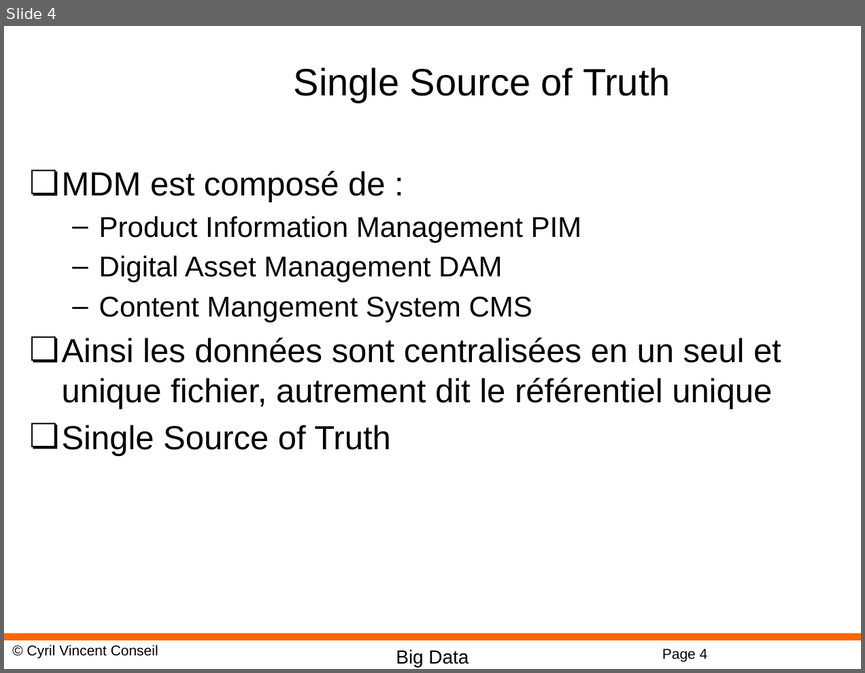
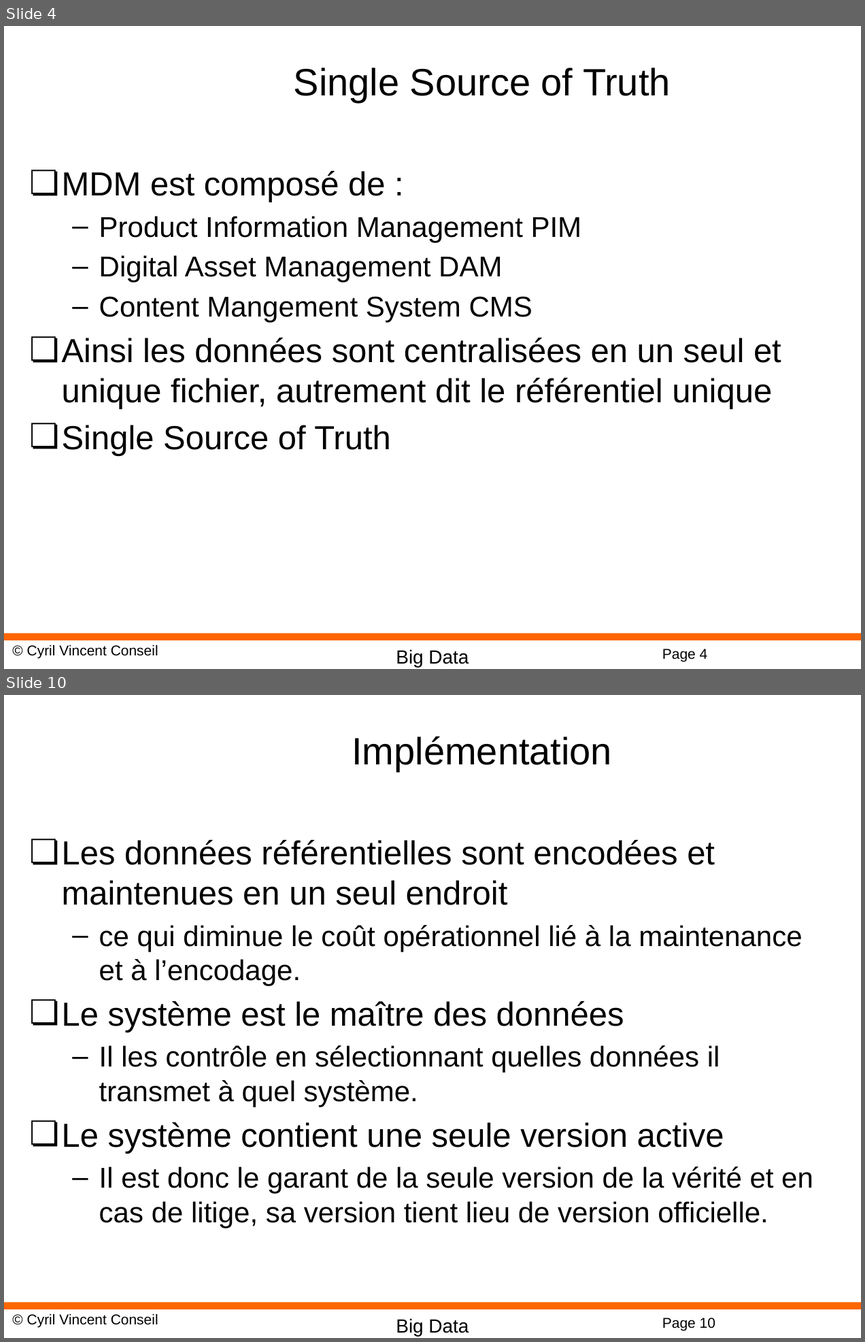
Before and after one commit to cyrilvincent/mdm, a slide deck: MDM03-MDM.pptx. Shown one above the other, each under a label of ours: slide 4 before the commit, slides 4 and 10 after it; the slides between them are not shown. The pictures are 865x673 and 865x1342 pixels, drawn with LibreOffice and Linux fonts; fonts in the diff are those of the drawing; background and template pictures are left out. Boxes give left, top, right and bottom in pixels: in the first picture for what was removed or moved away, otherwise in the second. Text is boxed around its words. In the diff, an @@ line names an element or a change of style, - is before the commit and + after.

```diff
--- a/MDM03-MDM.pptx
+++ b/MDM03-MDM.pptx
@@ slide 10 added at (4, 695, 861, 1338), background #FFFFFF; not listed: 4 template elements that a slide beside it also shows @@
@@ title added at (351, 736, 612, 772), 32 pt, text #000000 @@
+Implémentation
@@ text added at (62, 840, 813, 1227), 24 pt, text #000000 @@
+❏ Les données référentielles sont encodées et maintenues en un seul endroit
+  – ce qui diminue le coût opérationnel lié à la maintenance et à l’encodage.
+❏ Le système est le maître des données
+  – Il les contrôle en sélectionnant quelles données il transmet à quel système.
+❏ Le système contient une seule version active
+  – Il est donc le garant de la seule version de la vérité et en cas de litige, sa version tient lieu de version officielle.
```
Also in this commit, not shown: 13 other slides added, 1 slide removed, 15 other files.
